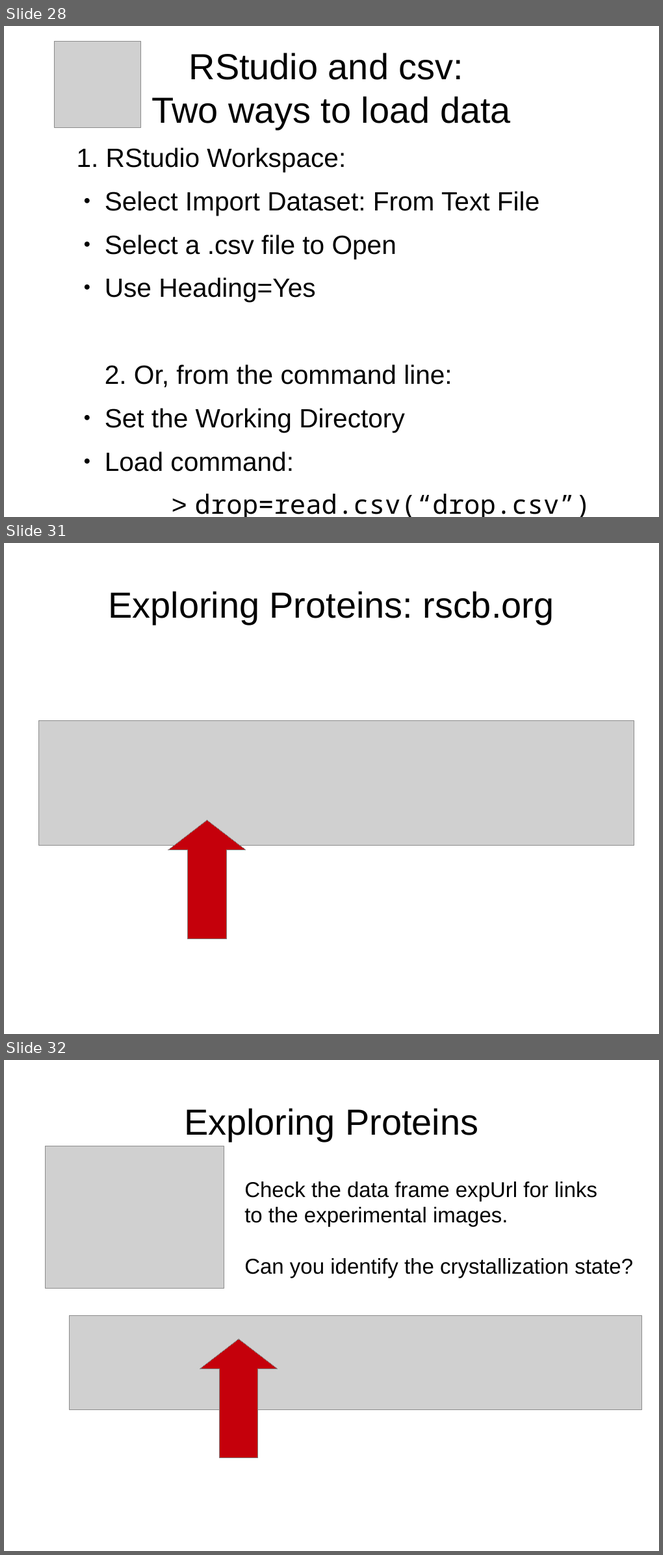
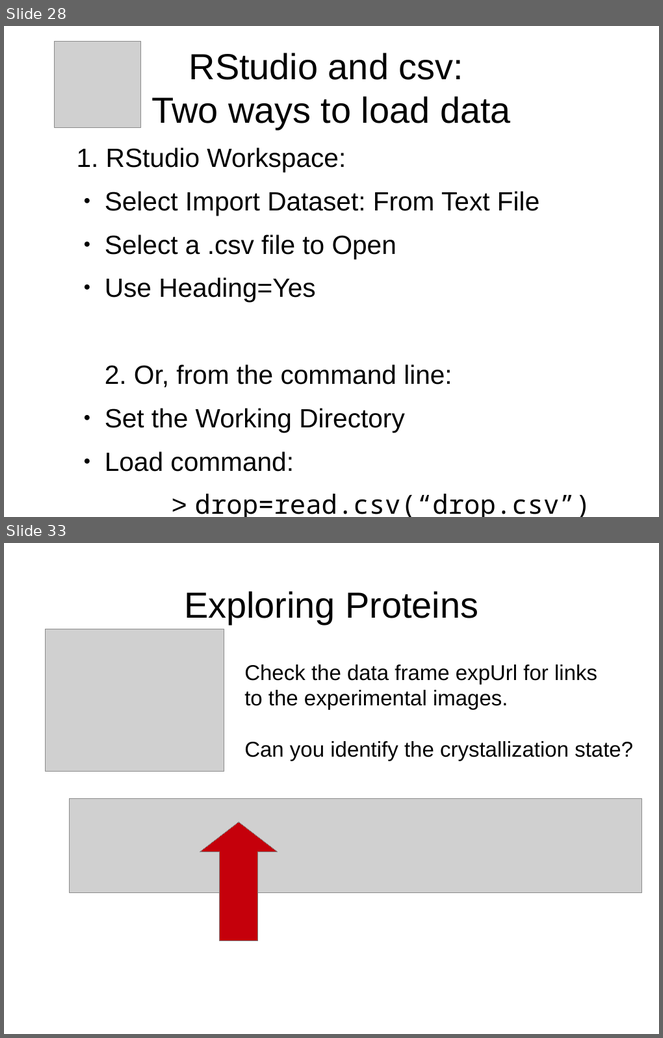
Before and after one commit to ubccr/hsws, a slide deck: slides/project-intro.odp. Shown one above the other, each under a label of ours: slides 28, 31 and 32 before the commit, slides 28 and 33 after it; the slides between them are not shown. The pictures are 663x1555 and 663x1038 pixels, drawn with LibreOffice and Linux fonts; fonts in the diff are those of the drawing; grey boxes stand for pictures. Boxes give left, top, right and bottom in pixels: in the first picture for what was removed or moved away, otherwise in the second. Text is boxed around its words. In the diff, an @@ line names an element or a change of style, - is before the commit and + after.

```diff
--- a/slides/project-intro.odp
+++ b/slides/project-intro.odp
@@ slide 31 removed at bbox=[4, 543, 659, 1034], background #FFFFFF @@
@@ title removed at bbox=[108, 591, 554, 624] @@
-Exploring Proteins: rscb.org
@@ picture removed at bbox=[39, 720, 634, 846] @@
@@ up arrow removed at bbox=[168, 820, 246, 939] @@
@@ what was slide 32 is now slide 33 @@
```
Also in this commit, not shown: 7 slides changed, 3 slides added, 1 other slide removed, 1 other file.
